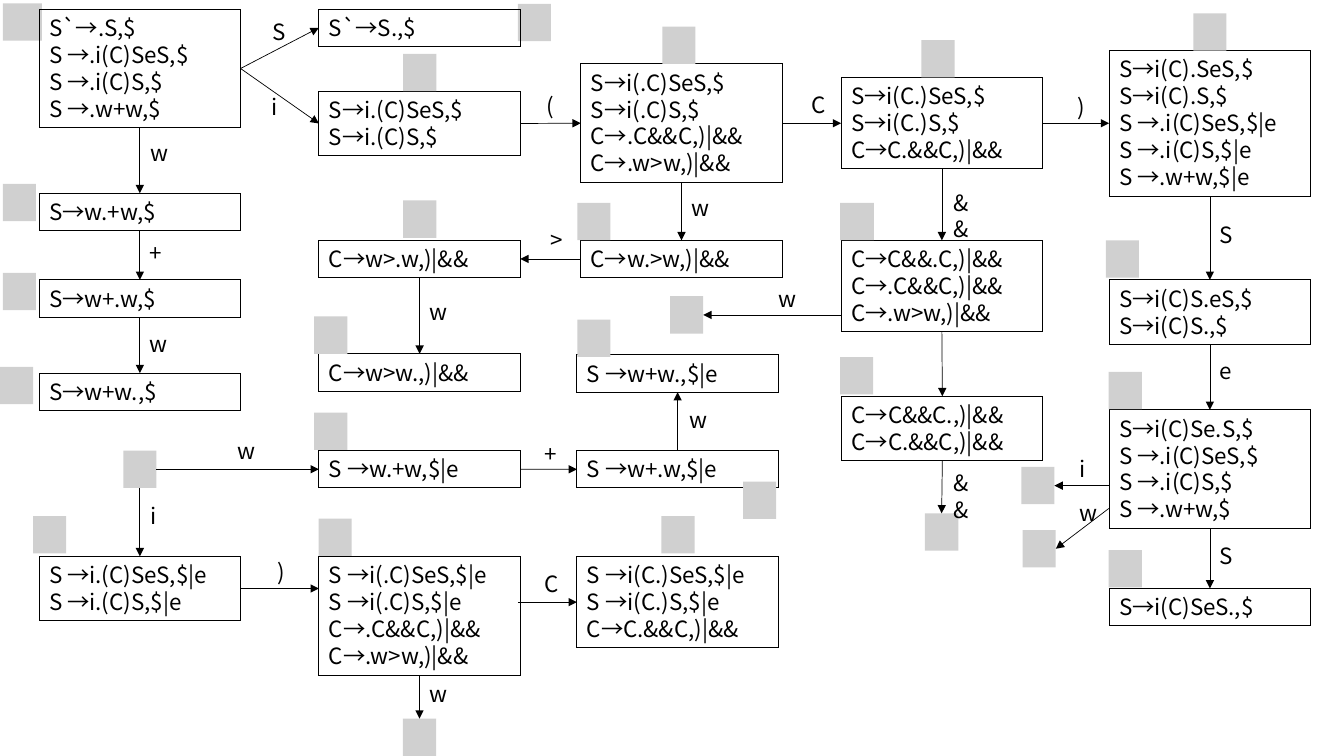
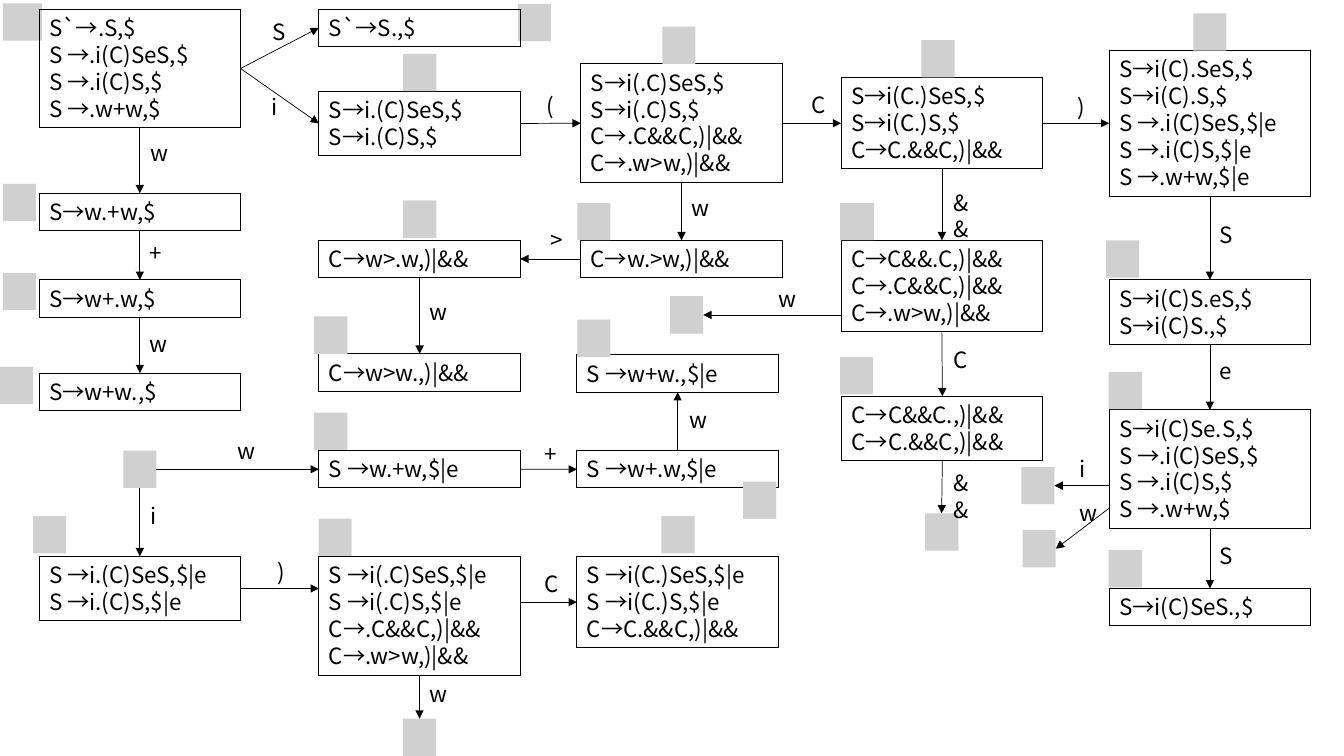
Before and after one commit to GStarP/SyntaxAnalyzer, a slide deck: slide 1 of LR(1)DFA.pptx. Drawn at 1344x756 pixels with LibreOffice and Linux fonts; fonts in the diff are those of the drawing; grey boxes stand for pictures. Boxes give left, top, right and bottom in pixels: in the first picture for what was removed or moved away, otherwise in the second. Text is boxed around its words. In the diff, an @@ line names an element or a change of style, - is before the commit and + after.

```diff
--- a/LR(1)DFA.pptx
+++ b/LR(1)DFA.pptx
@@ text added at (954,351,968,369), 16 pt, text #000000 @@
+C
```
Also in this commit, not shown: 3 other files.
